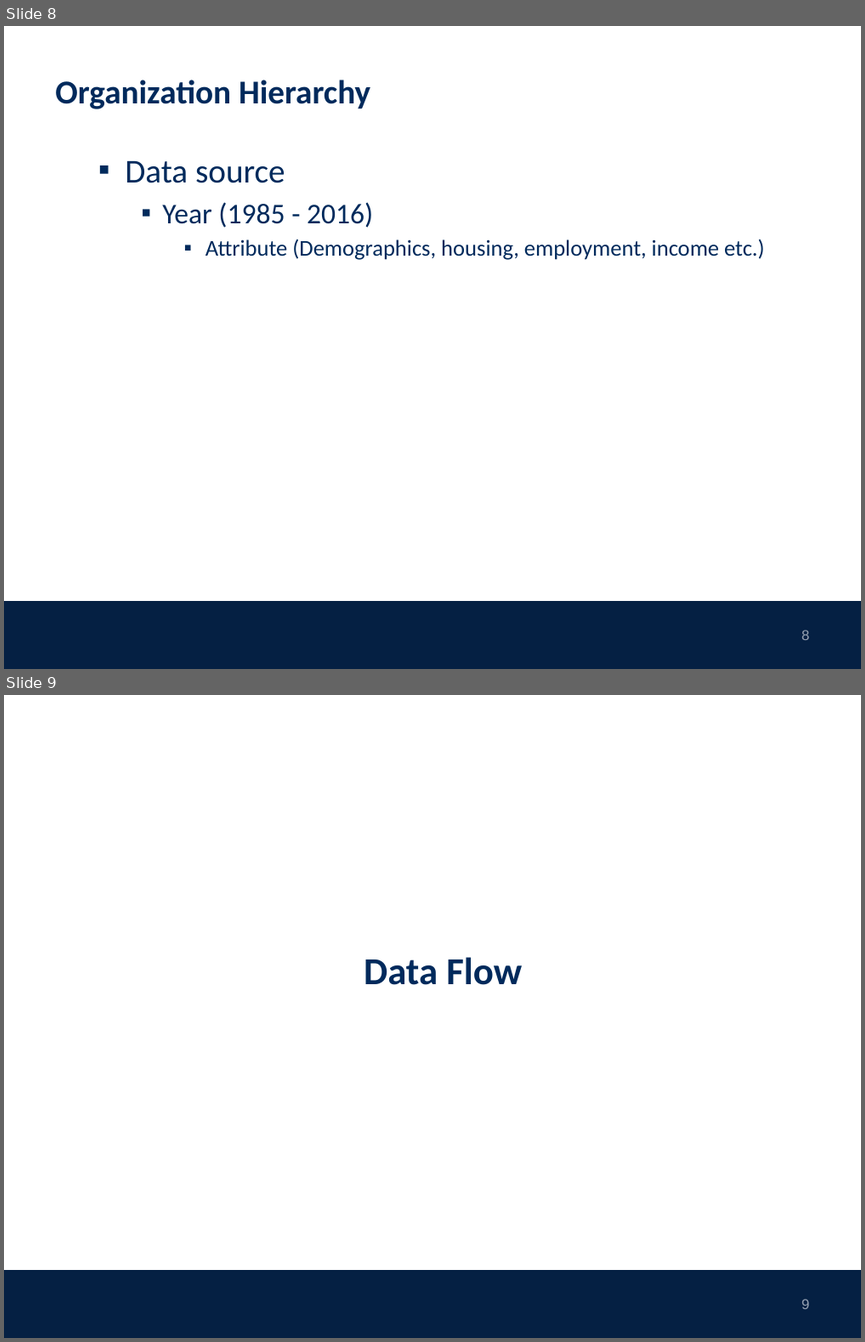
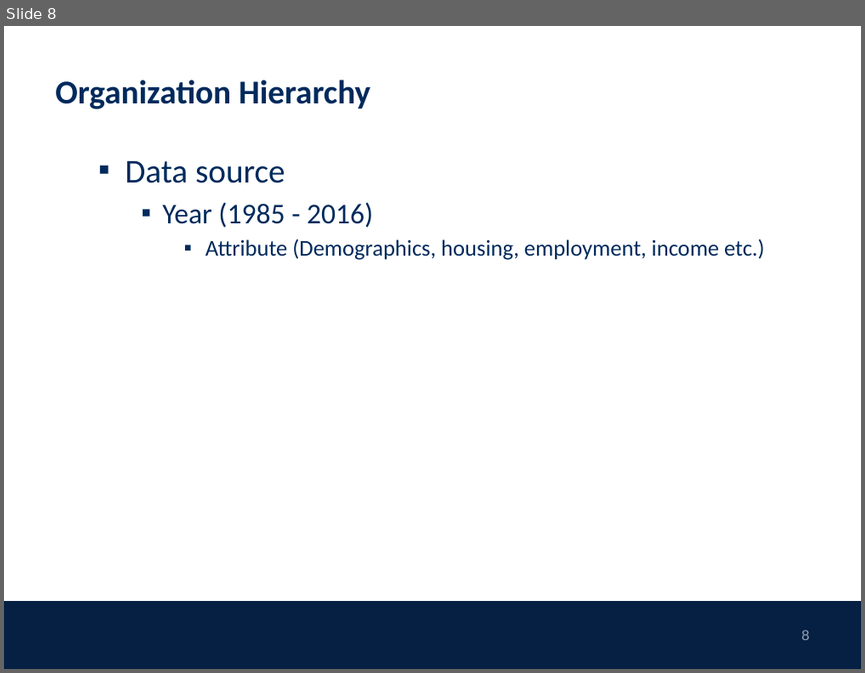
Before and after one commit to stepan-o/thesis, a slide deck: presentations/housing research_190816.pptx. Shown one above the other, each under a label of ours: slides 8 and 9 before the commit, slide 8 after it. The pictures are 865x1342 and 865x673 pixels, drawn with LibreOffice and Linux fonts; fonts in the diff are those of the drawing; background and template pictures are left out. Boxes give left, top, right and bottom in pixels: in the first picture for what was removed or moved away, otherwise in the second. Text is boxed around its words. In the diff, an @@ line names an element or a change of style, - is before the commit and + after.

```diff
--- a/presentations/housing research_190816.pptx
+++ b/presentations/housing research_190816.pptx
@@ slide 9 removed at <box>4,695,861,1338</box>, background #FFFFFF; not listed: 1 template element that a slide beside it also shows @@
@@ text removed at <box>364,957,522,985</box> @@
-Data Flow
@@ page number removed at <box>801,1299,809,1309</box> @@
-9
```
Also in this commit, not shown: 2 other slides removed.
